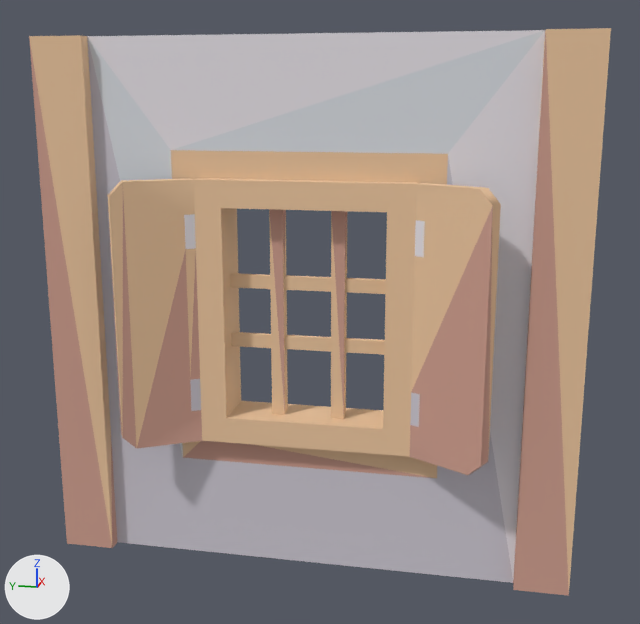
The glTF model example_game/world/props/wall-stone-window.prop/model.glb as it was, and as the next commit left it.
Before and after are seen from a 50 mm camera at (-3.09, -0.68, 1.78) aimed at (0.02, -0.05, 1.0). The axes (+X, +Y, +Z) are drawn at lower left. The lights are the same throughout. The first picture is the older version. Vertices at exactly the same position are counted once.

In view in the first picture: 'model'.
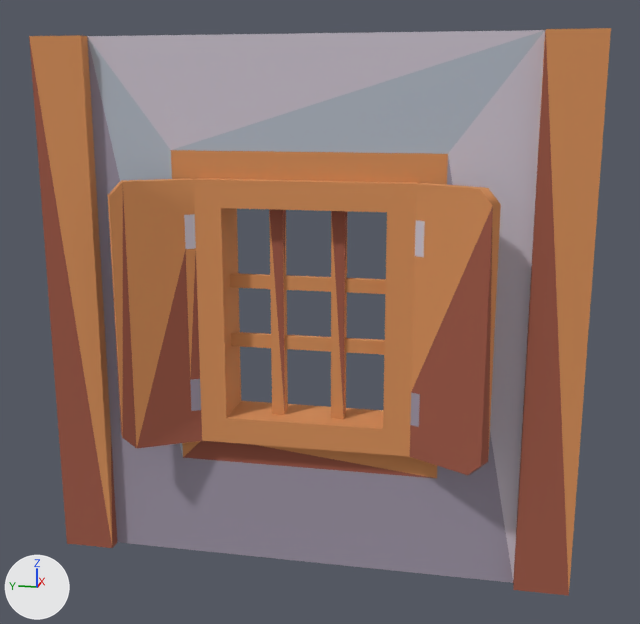
The change in detail:
me_model has 156 vertices, 284 faces and spans x -0.18..0.18, y -1.0..1.0, z -0.02..1.98.
me_model is used by ob_model.
me_model part 1: 216 faces centred in x -0.17..0.18, y -1.0..1.0, z 0.45..1.98 are repainted in the vertex colours; the middle colour goes from beige #edc7a0 to orange #d9915a.
me_model part 2: 68 faces centred in x -0.16..0.18, y -1.0..1.0, z -0.02..1.29 are repainted in the vertex colours; the middle colour goes from beige #d0a090 to brown #a05a47.

Where the change shows, as pixel boxes (x1, y1, x2, y2) in the pictures (640 x 624 px):
part 1 of me_model, recoloured: (29, 28, 611, 588) in both
part 2 of me_model, recoloured (darker): (29, 35, 569, 596) in both
